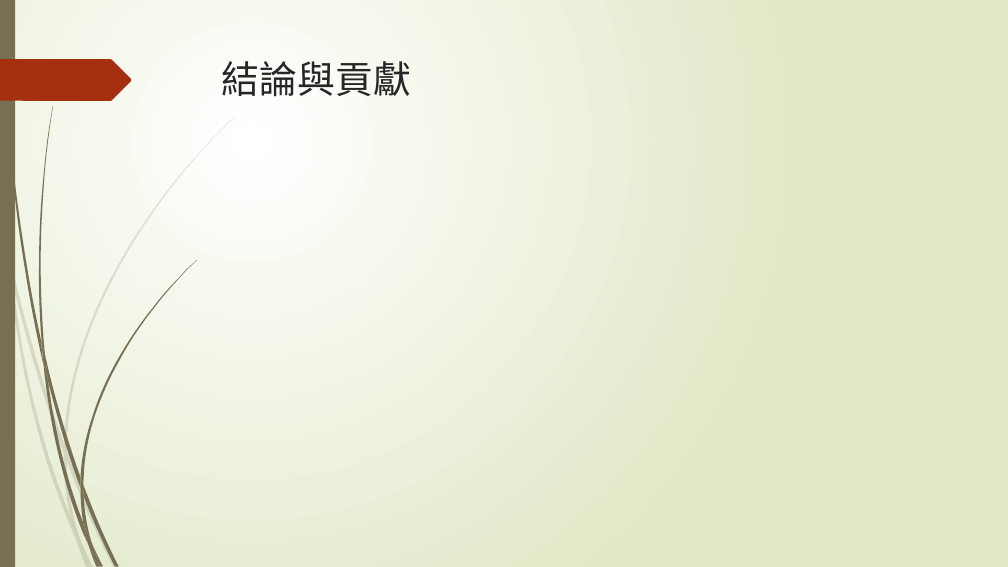
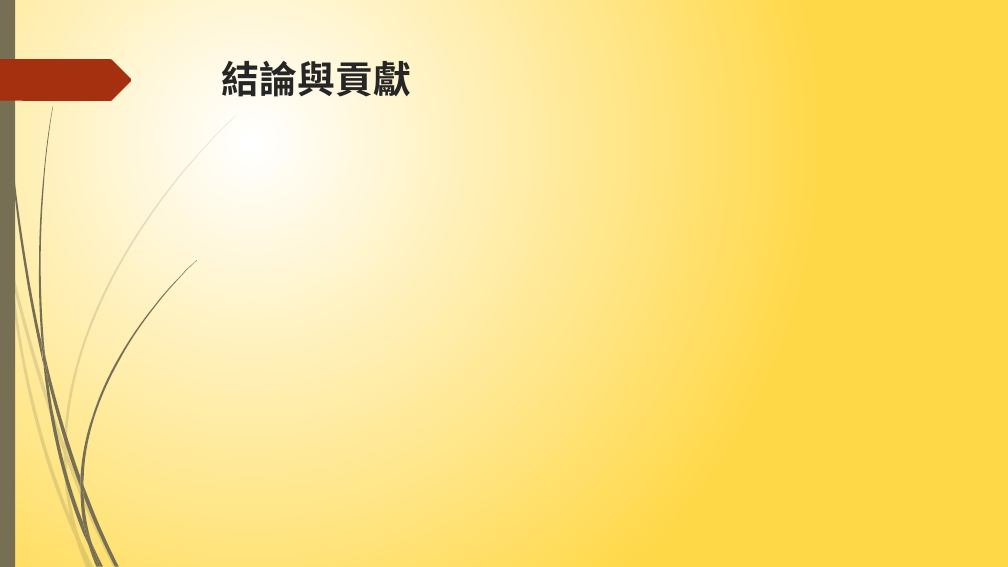
Before and after one commit to NIUWCSP/OTSM, a slide deck: slide 16 of report/以SDR實現OTSM通訊技術.pptx (slide 13 before the commit). Drawn at 1008x567 pixels with LibreOffice and Linux fonts; fonts in the diff are those of the drawing. Boxes give left, top, right and bottom in pixels: in the first picture for what was removed or moved away, otherwise in the second. Text is boxed around its words. In the diff, an @@ line names an element or a change of style, - is before the commit and + after.

```diff
--- a/report/以SDR實現OTSM通訊技術.pptx
+++ b/report/以SDR實現OTSM通訊技術.pptx
@@ background gradient #FFFFFF to #DFE8C4 to gradient #FFFFFF to #FFD847 @@
@@ title "結論與貢獻" at [222, 61, 411, 97]: font Quicksand to Noto Sans CJK JP, bold on @@
```
Also in this commit, not shown: 16 other slides changed, 3 slides added, 6 other files.
